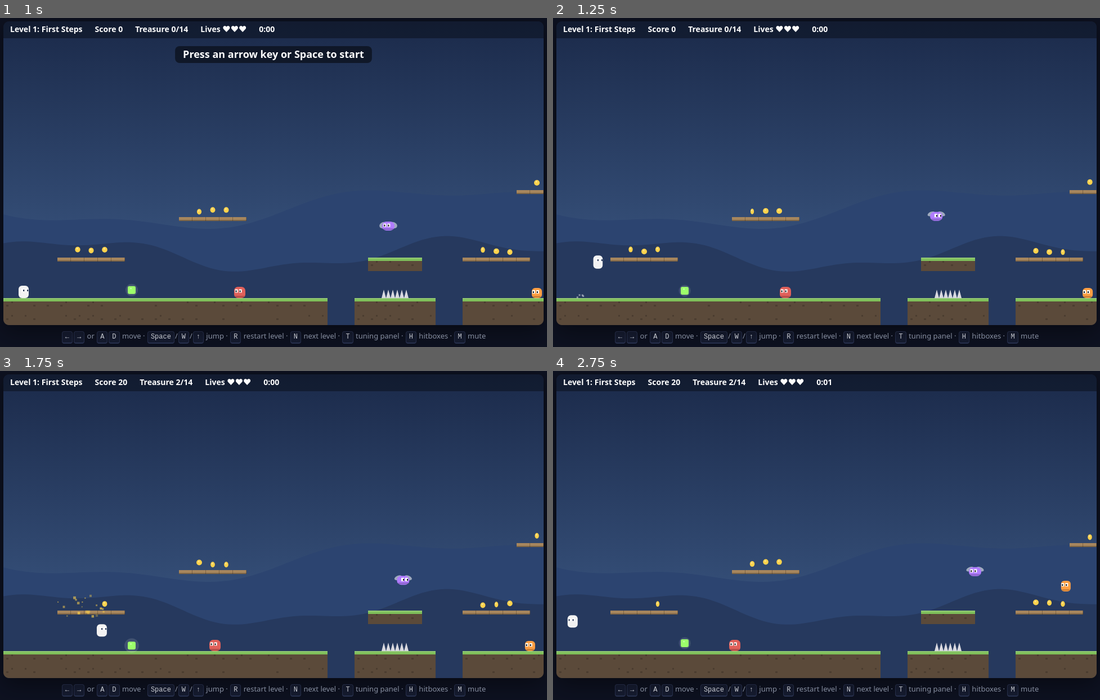
Above: before the commit, frames 1-4 (two rows, left to right).
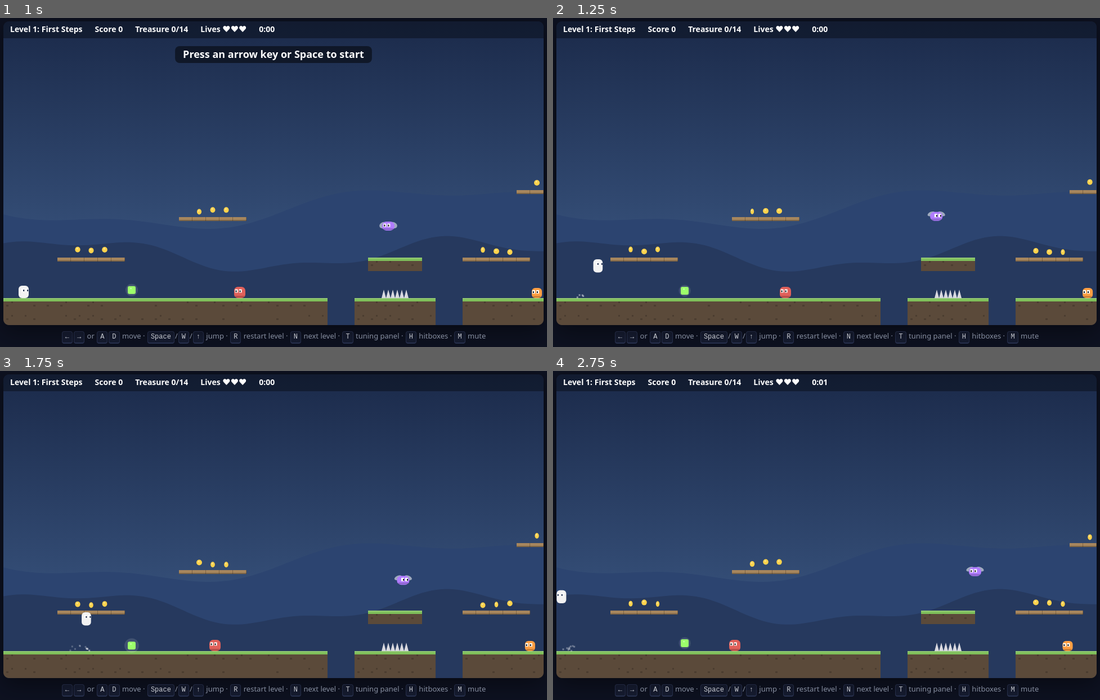
Above: after the commit, the same moments.

Repository: foreverrMiguel/platformer
Game: browser game, page index.html
Same seed, same stepped clock (60 frames per second), same inputs: the game is played once before the commit and once after it.
Inputs (mouse positions are in pixels of both pictures, inside the frame that each line leads up to):
- Up to frame 1 (1 s): click (273, 172) at 0.27 s
- Up to frame 2 (1.25 s): hold Right from 1.03 s (still down); tap Space at 1.1 s
- Up to frame 3 (1.75 s): release Right at 1.53 s; hold Down from 1.58 s (still down); tap Space at 1.6 s
- Up to frame 4 (2.75 s): release Down at 1.85 s; hold Left 1.9-2.47 s; tap Space at 2.1, 2.6 s; hold Up from 2.52 s (still down)

Frame 1 is identical in both runs. In frame 2, less than 0.1% of the frame differs, in the area x 7-10%, y 72-78%; in frame 3, 0.5%; in frame 4, 0.6%, in the area x 0-96%, y 2-86%.

Commit message:
added a level for challenge 1

Diff:
--- a/student/entities.js
+++ b/student/entities.js
@@ -85,6 +85,18 @@
 
   // <-- paste your new enemy here
 
+    sentry: {
+    movement: "chase",
+    speed: 50,
+    width: 22,
+    height: 26,
+    color: "#001aff",
+    stompable: false,
+    points: 0,
+    turnsAtLedges: true,
+    sightRange: 160,
+  },
+
 };
 
 
@@ -145,6 +157,14 @@
   },
 
   // <-- paste your new pickup here
+    heart: {
+    color: "#ff4f81",
+    size: 14,
+    shape: "circle",
+    points: 0,
+    treasure: false,
+    power: { life: 1 },
+  },
 
 };
 
@@ -175,4 +195,6 @@
   "H": { kind: "enemy",  name: "hopper" },
 
   // <-- add your new letters here
+    "S": { kind: "enemy", name: "sentry" },
+    "h": { kind: "pickup", name: "heart" },
 };
--- a/student/levels.js
+++ b/student/levels.js
@@ -93,23 +93,20 @@
     // ----- YOUR LEVEL --------------------------------------------------
     // Rename it, then draw. This starter is just a floor, a start and a
     // goal, so it already works. Make it yours.
-    name: "My Level",
+    name: "Sentry Post",
     map: `
-................................................
-................................................
-................................................
-................................................
-................................................
-................................................
-................................................
-................................................
-................................................
-................................................
-................................................
-................................................
-.P............................................G.
-################################################
-################################################
+............................................
+............................................
+............................................
+............................................
+............................................
+............................................
+....................h.......................
+...................===......................
+..............o.o.o.........o.o.o...........
+.P..............S..............S.........G..
+##########...##########...##########...#####
+##########...##########...##########...#####
 `,
   },
 
--- a/student/tuning.js
+++ b/student/tuning.js
@@ -25,7 +25,7 @@
      Assignment: Part 2, Hole 1.                                           */
 
   // How fast you fall. Bigger = heavier.          try 900 (moon) to 3500 (rock)
-/*I made this change*/  GRAVITY: 900,
+/*I made this change i put 900 but changed it back to default*/  GRAVITY: 1800,
 
   // The fastest you can fall.                      try 400 to 1500
   MAX_FALL_SPEED: 900,
